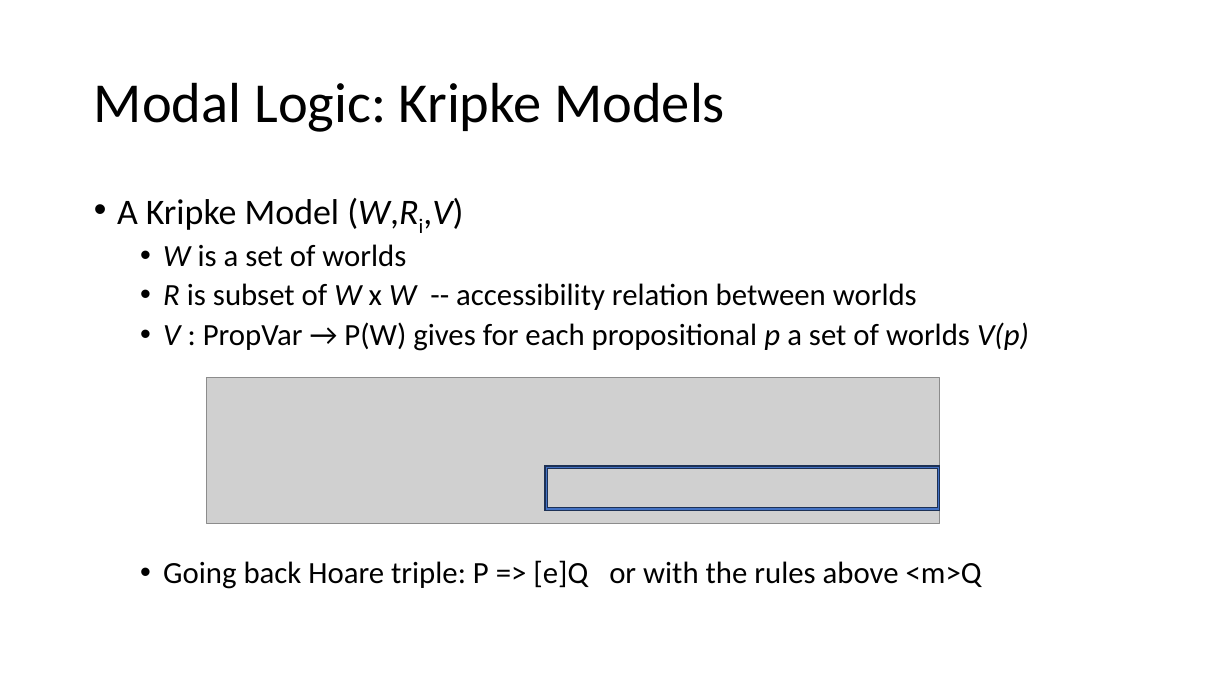
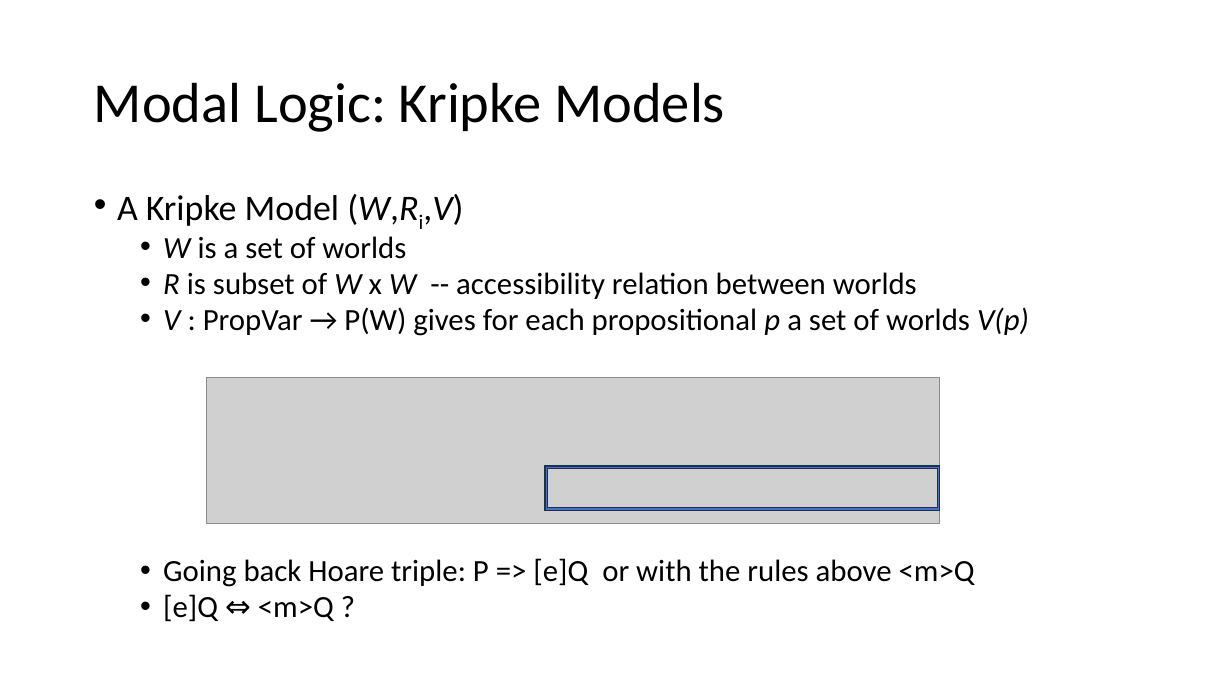
Before and after one commit to Contingent-Systems/modal_abstractions_presentations, a slide deck: slide 11 of thesis_proposal/proposal.pptx. Drawn at 1232x693 pixels with LibreOffice and Linux fonts; fonts in the diff are those of the drawing; grey boxes stand for pictures. Boxes give left, top, right and bottom in pixels: in the first picture for what was removed or moved away, otherwise in the second. Text is boxed around its words. In the diff, an @@ line names an element or a change of style, - is before the commit and + after.

```diff
--- a/thesis_proposal/proposal.pptx
+++ b/thesis_proposal/proposal.pptx
@@ text at (x1=117, y1=194, x2=1029, y2=587): line spacing 0.9 to 0.8 @@
@@ text at (x1=163, y1=594, x2=334, y2=622): paragraph added @@
+  • [e]Q ⇔ <m>Q ?
```
Also in this commit, not shown: 9 other slides changed, 1 slide added.
